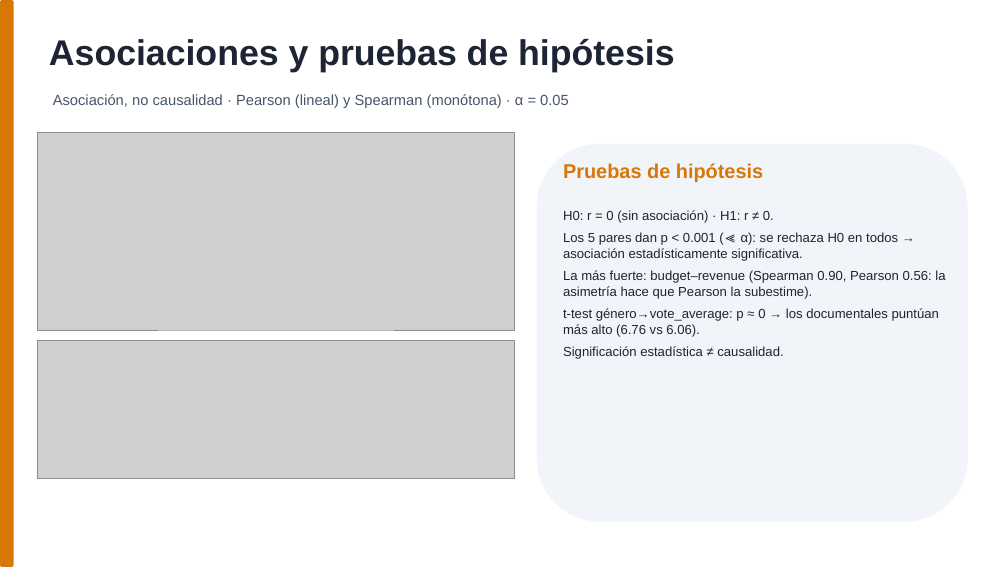
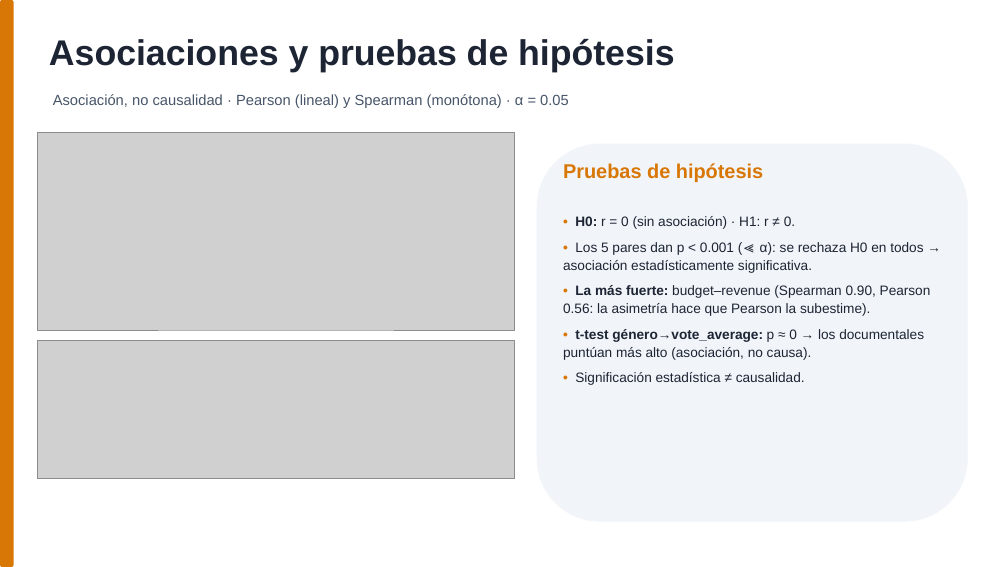
Before and after one commit to AlejoCNYT/ADD-UBA, a slide deck: slide 2 of TP_Grupal_slides.pptx. Drawn at 1008x567 pixels with LibreOffice and Linux fonts; fonts in the diff are those of the drawing; grey boxes stand for pictures. Boxes give left, top, right and bottom in pixels: in the first picture for what was removed or moved away, otherwise in the second. Text is boxed around its words. In the diff, an @@ line names an element or a change of style, - is before the commit and + after.

```diff
--- a/TP_Grupal_slides.pptx
+++ b/TP_Grupal_slides.pptx
@@ text at bbox=[563, 216, 931, 385]: text changed; size 12.5 to 13 pt @@
-H0: r = 0 (sin asociación) · H1: r ≠ 0.
-Los 5 pares dan p < 0.001 (≪ α): se rechaza H0 en todos → asociación estadísticamente significativa.
-La más fuerte: budget–revenue (Spearman 0.90, Pearson 0.56: la asimetría hace que Pearson la subestime).
-t-test género→vote_average: p ≈ 0 → los documentales puntúan más alto (6.76 vs 6.06).
-Significación estadística ≠ causalidad.
+• H0: r = 0 (sin asociación) · H1: r ≠ 0.
+• Los 5 pares dan p < 0.001 (≪ α): se rechaza H0 en todos → asociación estadísticamente significativa.
+• La más fuerte: budget–revenue (Spearman 0.90, Pearson 0.56: la asimetría hace que Pearson la subestime).
+• t-test género→vote_average: p ≈ 0 → los documentales puntúan más alto (asociación, no causa).
+• Significación estadística ≠ causalidad.
```
Also in this commit, not shown: 3 other slides changed, 2 slides added, 8 other files.
